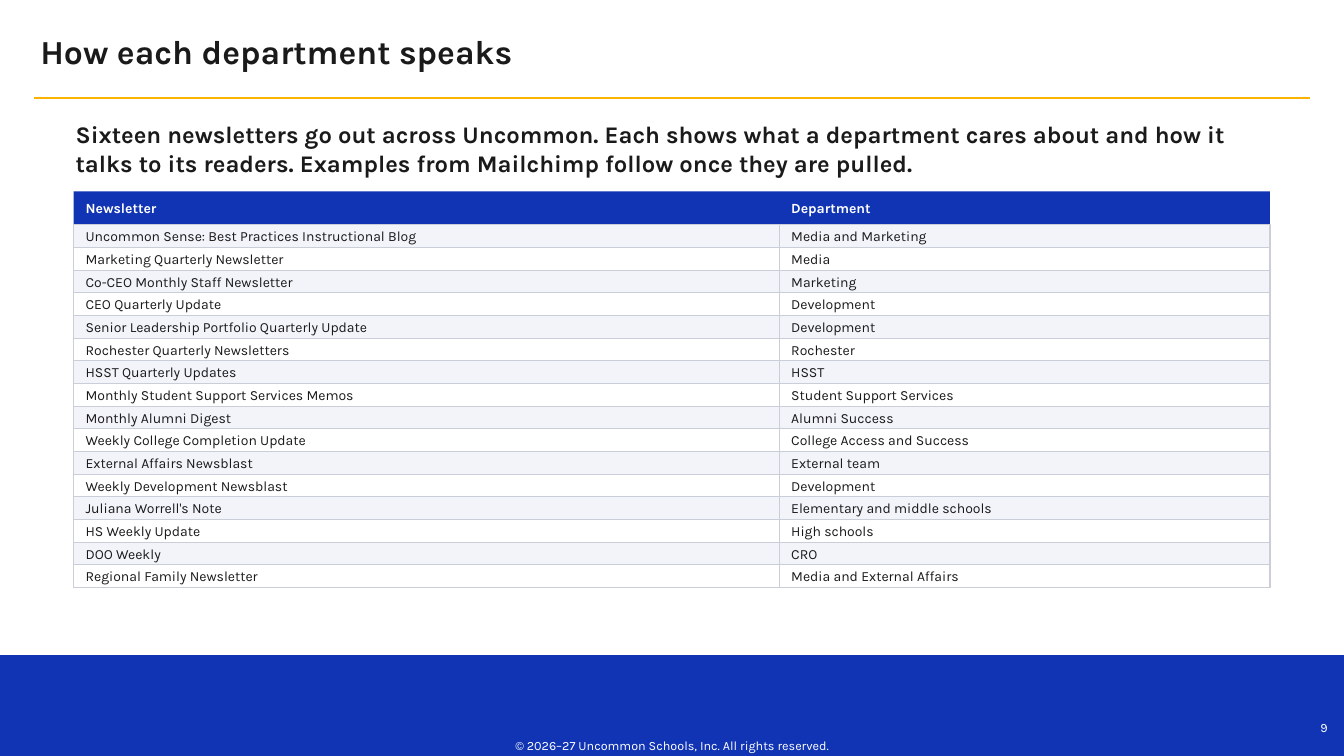
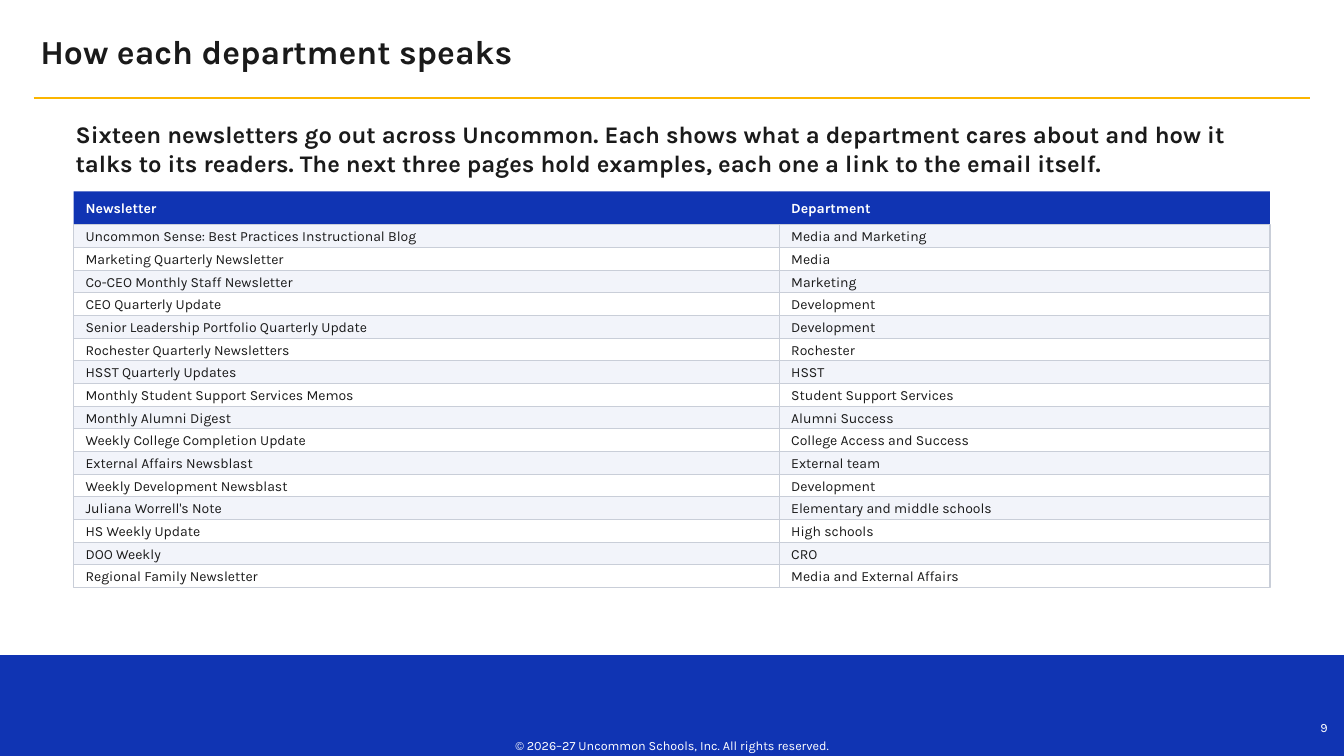
Before and after one commit to Uncommon-Schools/campaigns, a slide deck: slide 9 of website-redesign-2026/brand-voice/Uncommon Schools Brand Voice.pptx. Drawn at 1344x756 pixels with LibreOffice and Linux fonts; fonts in the diff are those of the drawing; background and template pictures are left out. Boxes give left, top, right and bottom in pixels: in the first picture for what was removed or moved away, otherwise in the second. Text is boxed around its words. In the diff, an @@ line names an element or a change of style, - is before the commit and + after.

```diff
--- a/website-redesign-2026/brand-voice/Uncommon Schools Brand Voice.pptx
+++ b/website-redesign-2026/brand-voice/Uncommon Schools Brand Voice.pptx
@@ text at [76, 126, 1224, 178]: text changed @@
-Sixteen newsletters go out across Uncommon. Each shows what a department cares about and how it talks to its readers. Examples from Mailchimp follow once they are pulled.
+Sixteen newsletters go out across Uncommon. Each shows what a department cares about and how it talks to its readers. The next three pages hold examples, each one a link to the email itself.
```
Also in this commit, not shown: 3 slides added, 2 other files.
